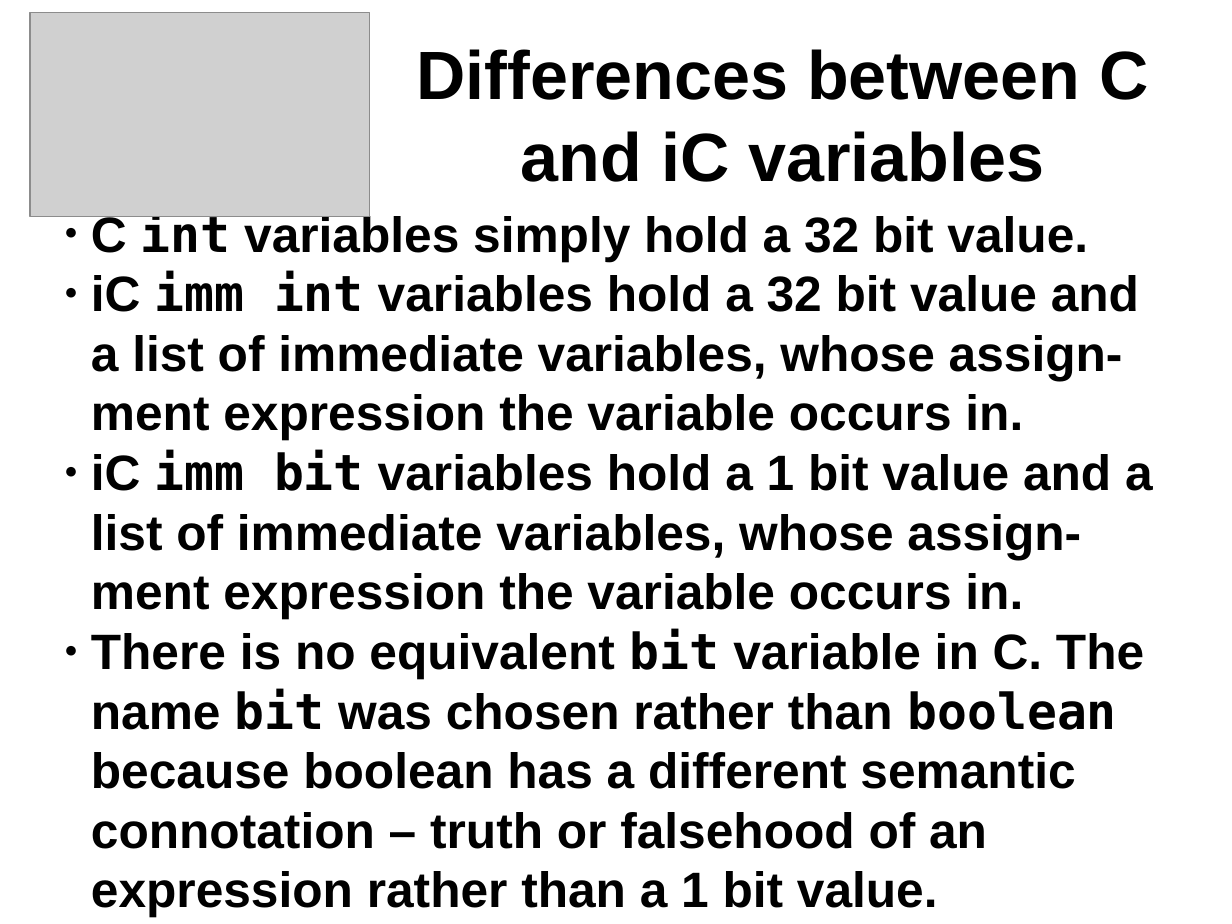
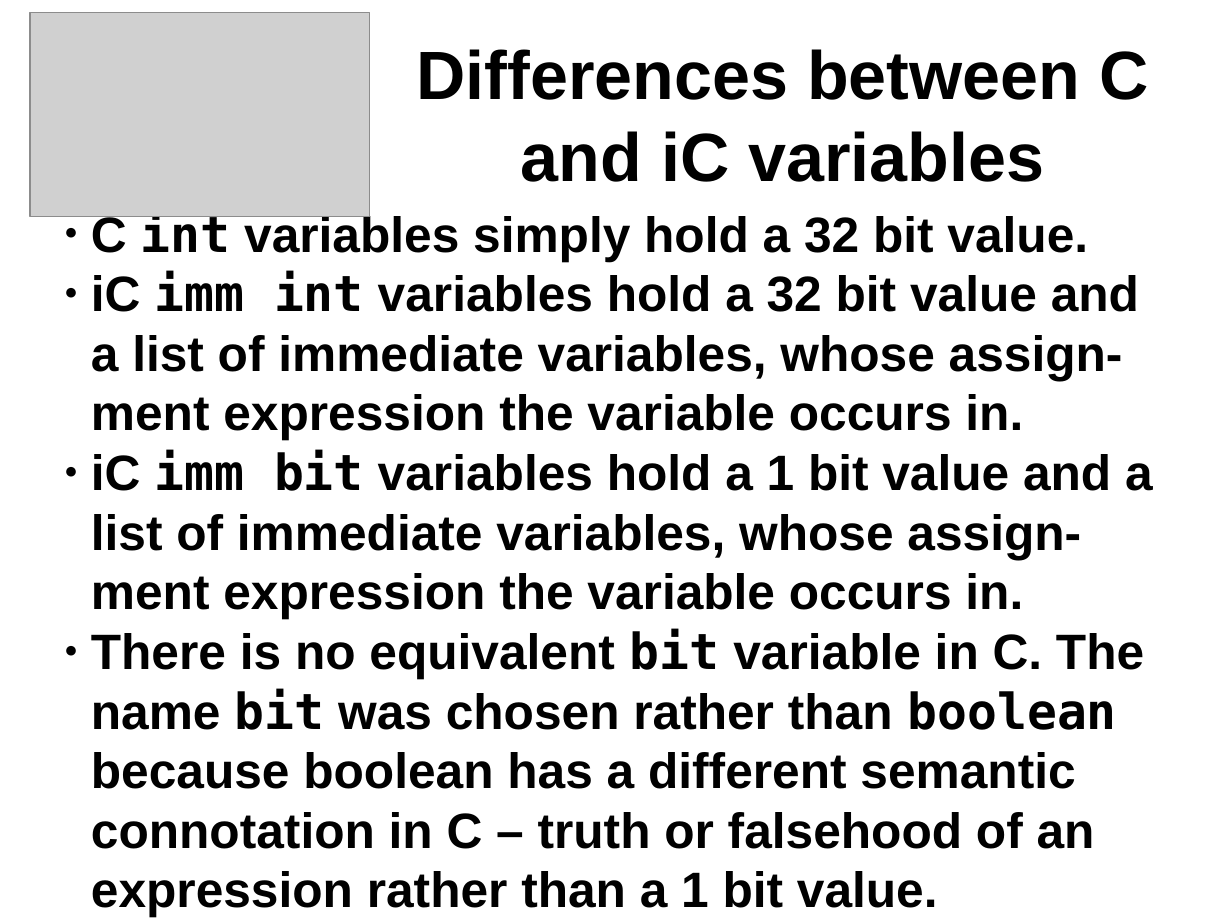
Before and after one commit to JohnWulff/immediatec, a slide deck: slide 15 of doc/iC.odp. Drawn at 1232x924 pixels with LibreOffice and Linux fonts; fonts in the diff are those of the drawing; grey boxes stand for pictures. Boxes give left, top, right and bottom in pixels: in the first picture for what was removed or moved away, otherwise in the second. Text is boxed around its words. In the diff, an @@ line names an element or a change of style, - is before the commit and + after.

Commit message:
RCS	doc.v	1.48	2015/12/07 07:35:06
update iC.odt iC.pdf and iC.odp

CVS-ID: doc/doc.v 1.48
CVS-ID: doc/iC.odp 1.2
CVS-ID: doc/iC.odt 1.48
CVS-ID: doc/iC.pdf 1.48

```diff
--- a/doc/iC.odp
+++ b/doc/iC.odp
@@ subtitle at (x1=91, y1=628, x2=1144, y2=917): text changed @@
-● There is no equivalent bit variable in C. The name bit was chosen rather than boolean because boolean has a different semantic connotation – truth or falsehood of an expression rather than a 1 bit value.
+● There is no equivalent bit variable in C. The name bit was chosen rather than boolean because boolean has a different semantic connotation in C – truth or falsehood of an expression rather than a 1 bit value.
```
Also in this commit, not shown: 3 other slides changed, 3 other files.
